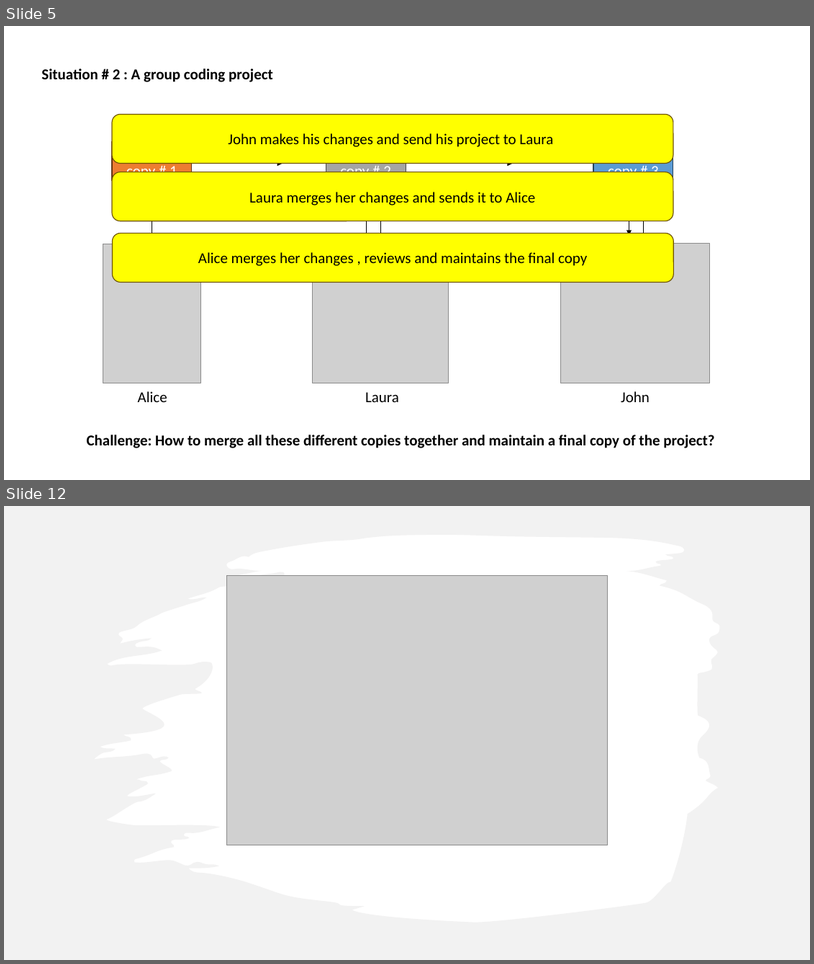
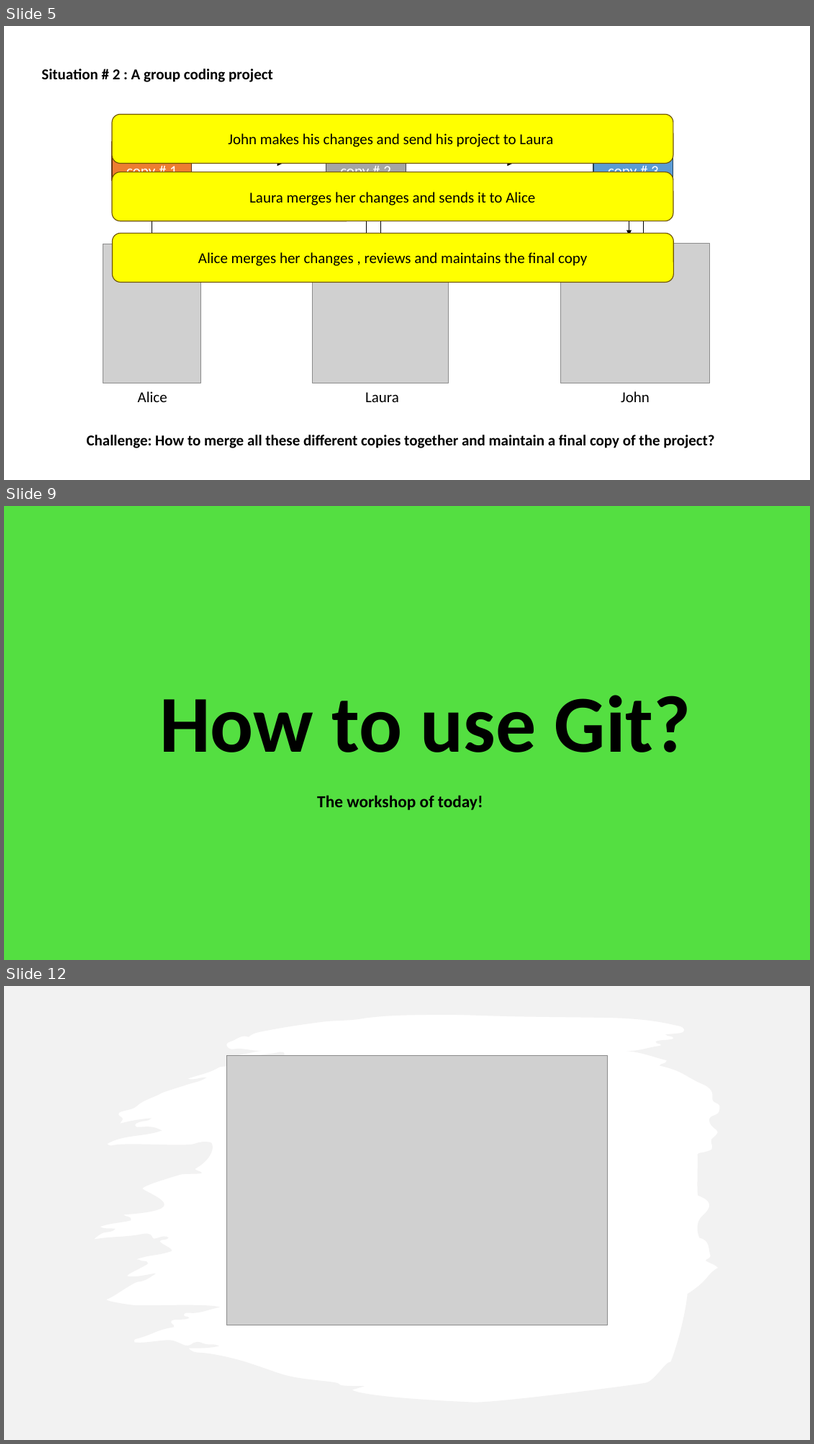
Before and after one commit to leilaicruz/Git4TUmembers_lesson, a slide deck: Git-intro-lesson(day 1).pptx. Shown one above the other, each under a label of ours: slides 5 and 12 before the commit, slides 5, 9 and 12 after it; the slides between them are not shown. The pictures are 814x964 and 814x1444 pixels, drawn with LibreOffice and Linux fonts; fonts in the diff are those of the drawing; grey boxes stand for pictures. Boxes give left, top, right and bottom in pixels: in the first picture for what was removed or moved away, otherwise in the second. Text is boxed around its words. In the diff, an @@ line names an element or a change of style, - is before the commit and + after.

```diff
--- a/Git-intro-lesson(day 1).pptx
+++ b/Git-intro-lesson(day 1).pptx
@@ slide 9 added at [4,506,810,960], background #54DF41 @@
@@ text added at [160,695,691,752], 96 pt, text #000000, bold @@
+How to use Git?
@@ text added at [317,795,484,810], 20 pt, text #000000, bold @@
+The workshop of today!
```
Also in this commit, not shown: 6 slides changed, 4 other slides added, 3 slides removed, 5 other files.
